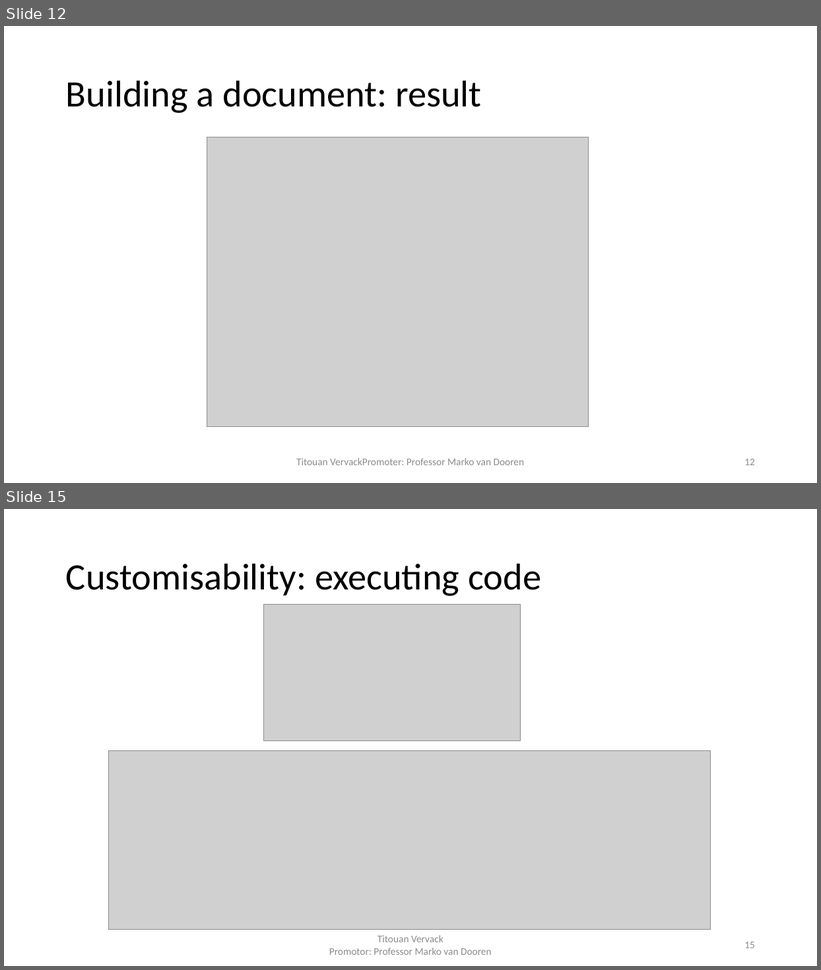
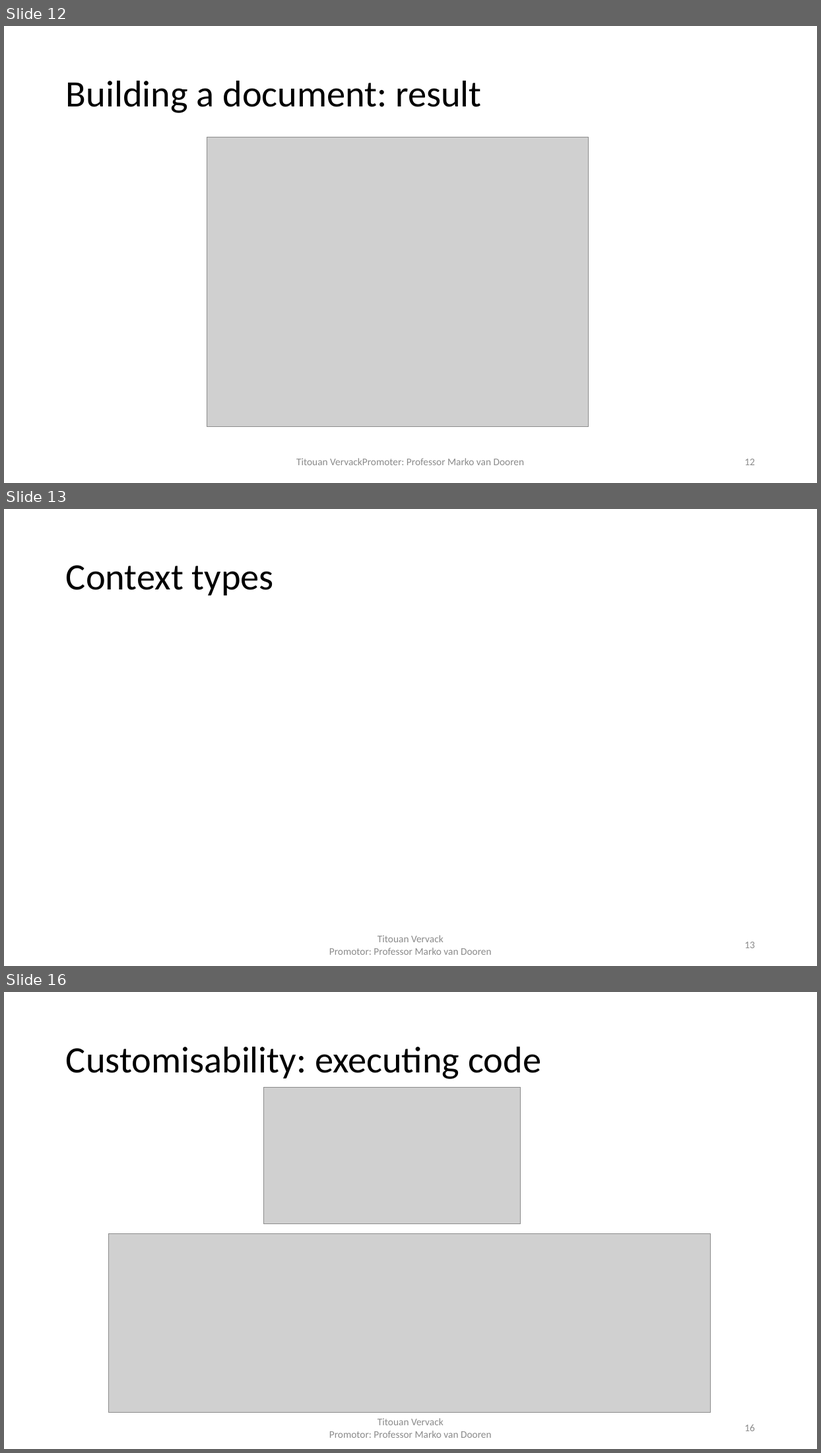
Before and after one commit to FlashYoshi/neio, a slide deck: presentation/Intermediate Presentation.pptx. Shown one above the other, each under a label of ours: slides 12 and 15 before the commit, slides 12, 13 and 16 after it; the slides between them are not shown. The pictures are 821x970 and 821x1453 pixels, drawn with LibreOffice and Linux fonts; fonts in the diff are those of the drawing; grey boxes stand for pictures. Boxes give left, top, right and bottom in pixels: in the first picture for what was removed or moved away, otherwise in the second. Text is boxed around its words. In the diff, an @@ line names an element or a change of style, - is before the commit and + after.

```diff
--- a/presentation/Intermediate Presentation.pptx
+++ b/presentation/Intermediate Presentation.pptx
@@ slide 13 added at (4,509,817,966), background #FFFFFF @@
@@ title added at (66,565,274,595), 44 pt, text #000000 @@
+Context types
@@ text added at (329,935,492,955), 12 pt, text #8C8C8C @@
+Titouan Vervack
+Promotor: Professor Marko van Dooren
@@ page number added at (745,942,755,949), 12 pt, text #8C8C8C @@
+13
@@ what was slide 15 is now slide 16 @@
@@ page number at (745,1424,755,1432): text changed @@
-15
+16
```
Also in this commit, not shown: 3 slides changed, 1 other slide added, 7 other files.
